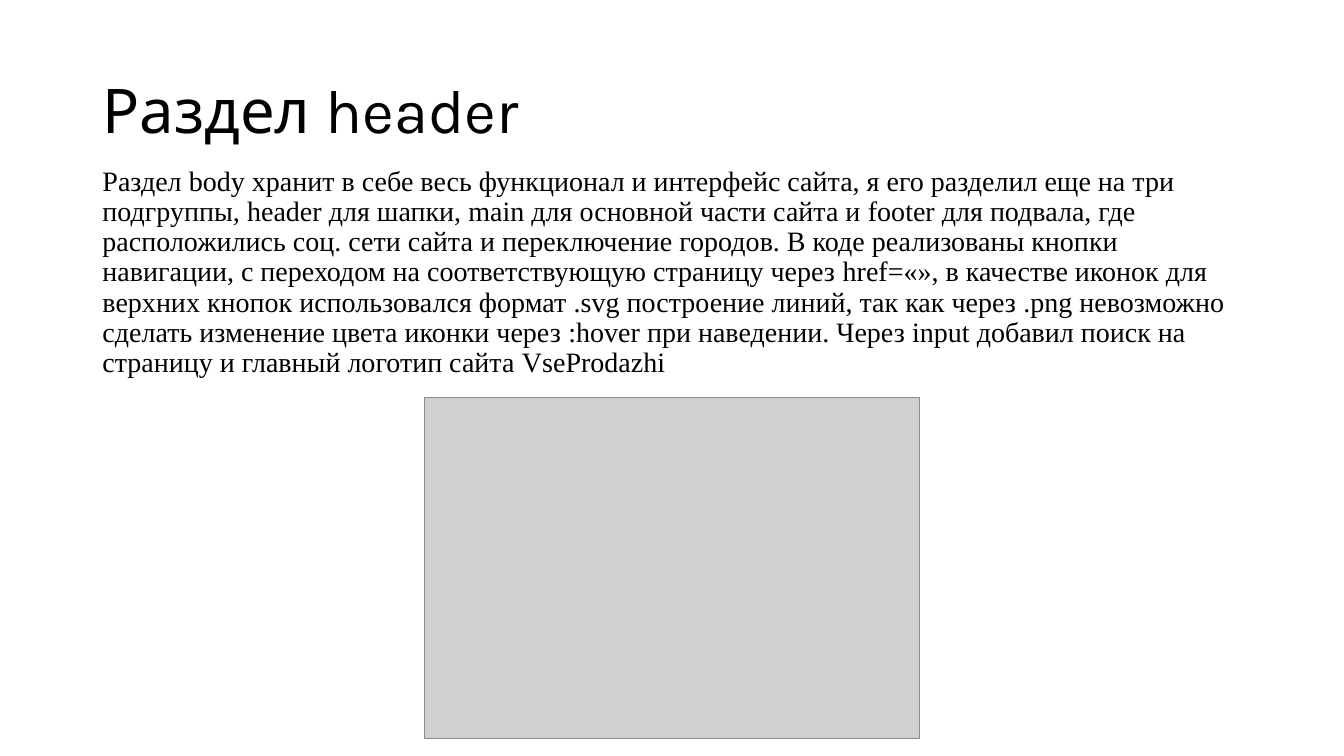
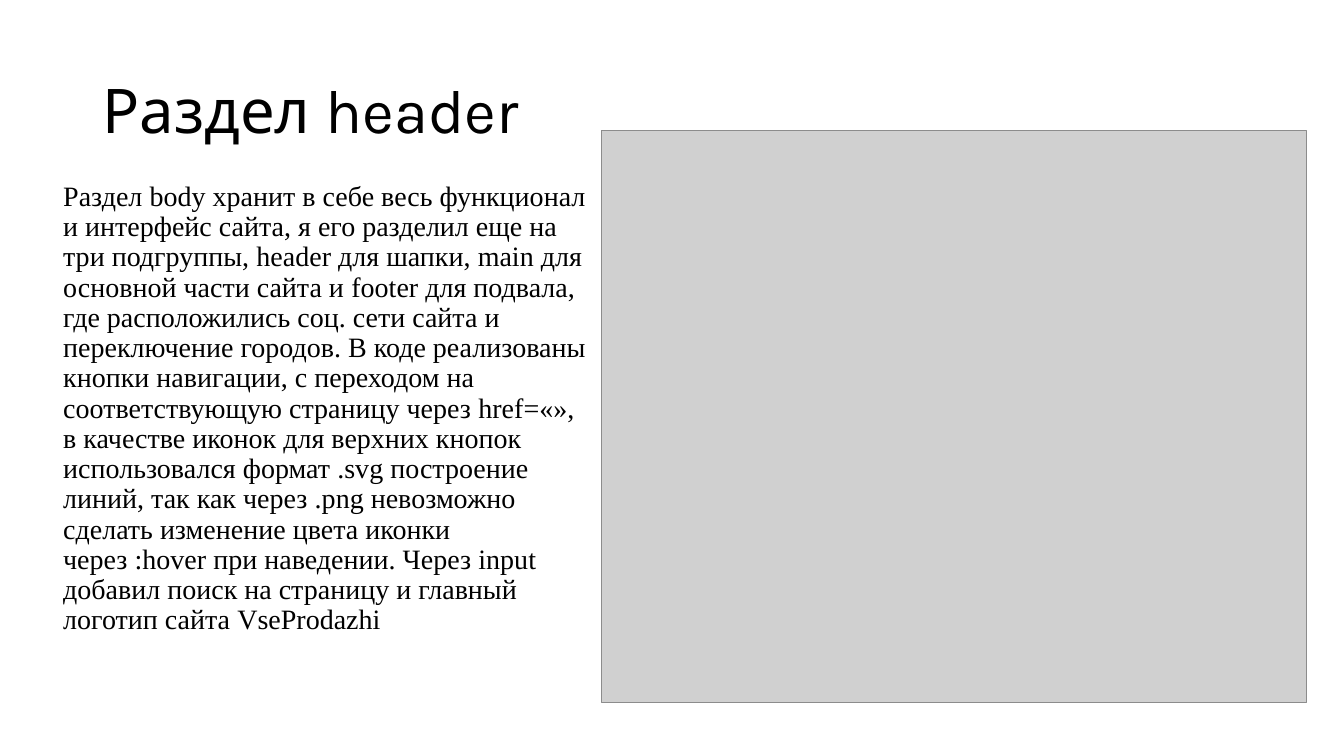
Before and after one commit to Kadesatte/Kadesatte-Kadesatte.github.io, a slide deck: slide 13 of Защита на экзамен.pptx. Drawn at 1344x756 pixels with LibreOffice and Linux fonts; fonts in the diff are those of the drawing; grey boxes stand for pictures. Boxes give left, top, right and bottom in pixels: in the first picture for what was removed or moved away, otherwise in the second. Text is boxed around its words. In the diff, an @@ line names an element or a change of style, - is before the commit and + after.

```diff
--- a/Защита на экзамен.pptx
+++ b/Защита на экзамен.pptx
@@ picture: place and size @@
-picture at box(424, 397, 921, 738)
+picture at box(602, 131, 1307, 703)
@@ text "Раздел body хранит в себе ..." rewrapped from box(102, 171, 1224, 378) to box(63, 186, 586, 630) @@
```
Also in this commit, not shown: 2 other slides changed.
